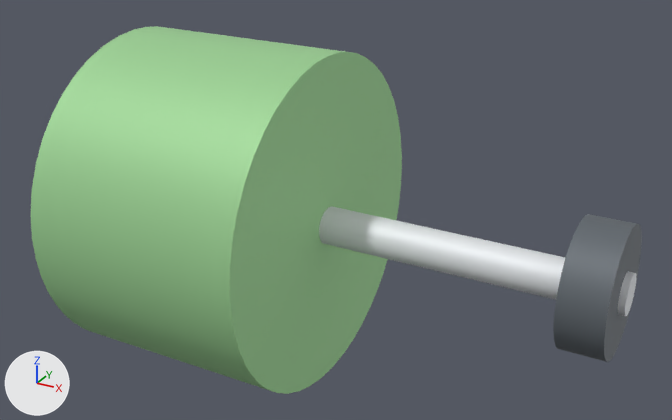
What one commit did to the glTF model cad/advantagescope/Robot_BIOBUZZ/model_3.glb.
Rendered twice from a 50 mm camera at (0.059, -0.2374, 0.1541) aimed at (-0.0282, -0.0788, 0.0748). Every picture has the same lights, and +X, +Y and +Z are marked at lower left. The older version comes first. Vertices at exactly the same position are counted once.

The first picture shows 'part_0', 'part_1', 'part_2'.
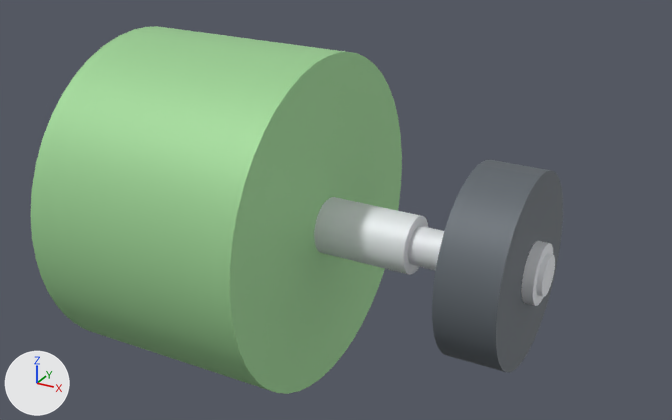
What changed in the scene script:
```text
Change me_part_1:
    used by ob_part_1; location = (0.0, 0.0, 0.0)
    remove me_part_1.from_pydata(...)  # 96 vertices, 188 faces; spans x -0.0927..0.0343, y -0.0865..-0.0786, z 0.0688..0.0768
    add me_part_1.from_pydata(...)  # 480 vertices, 940 faces; spans x -0.1008..0.0192, y -0.0885..-0.0766, z 0.0668..0.0788
    me_part_1 part 1: 96 vertices removed from x -0.0927..0.0343, y -0.0865..-0.0786, z 0.0688..0.0768; 480 vertices added at x -0.1008..0.0192, y -0.0885..-0.0766, z 0.0668..0.0788
Change me_part_2:
    used by ob_part_2; location = (0.0, 0.0, 0.0)
    remove me_part_2.from_pydata(...)  # 96 vertices, 188 faces; spans x 0.0241..0.033, y -0.0953..-0.0698, z 0.0601..0.0856
    add me_part_2.from_pydata(...)  # 96 vertices, 188 faces; spans x 0.004..0.016, y -0.1019..-0.0632, z 0.0535..0.0922
    me_part_2 part 2: the whole mesh is rebuilt
    me_part_2 part 3
    48 vertices are added at x 0.004, y -0.1019..-0.0632, z 0.0535..0.0922
    48 new vertices lie (0.012, 0.0, 0.0) away from vertices in x 0.004, y -0.1019..-0.0632, z 0.0535..0.0922
    188 new faces join them
```

Boxes (x1, y1, x2, y2) around the edits, measured in the pictures (672 x 420 px):
'part_2', reshaped (48% wider, 44% taller): before (554, 214, 642, 362); after (432, 160, 563, 373)
'part_1', reshaped: before (319, 206, 636, 316); after (314, 197, 555, 306)
part 2 of me_part_2, deleted: before (554, 214, 642, 362)
part 3 of me_part_2, added: after (432, 160, 563, 373)
